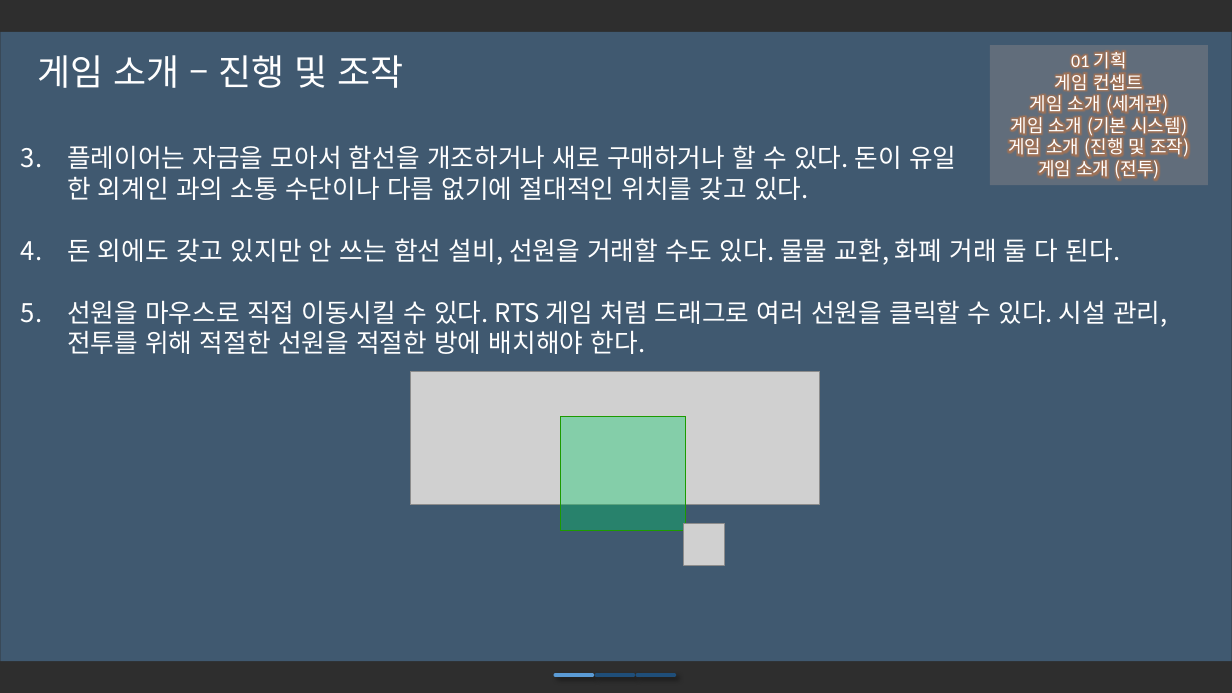
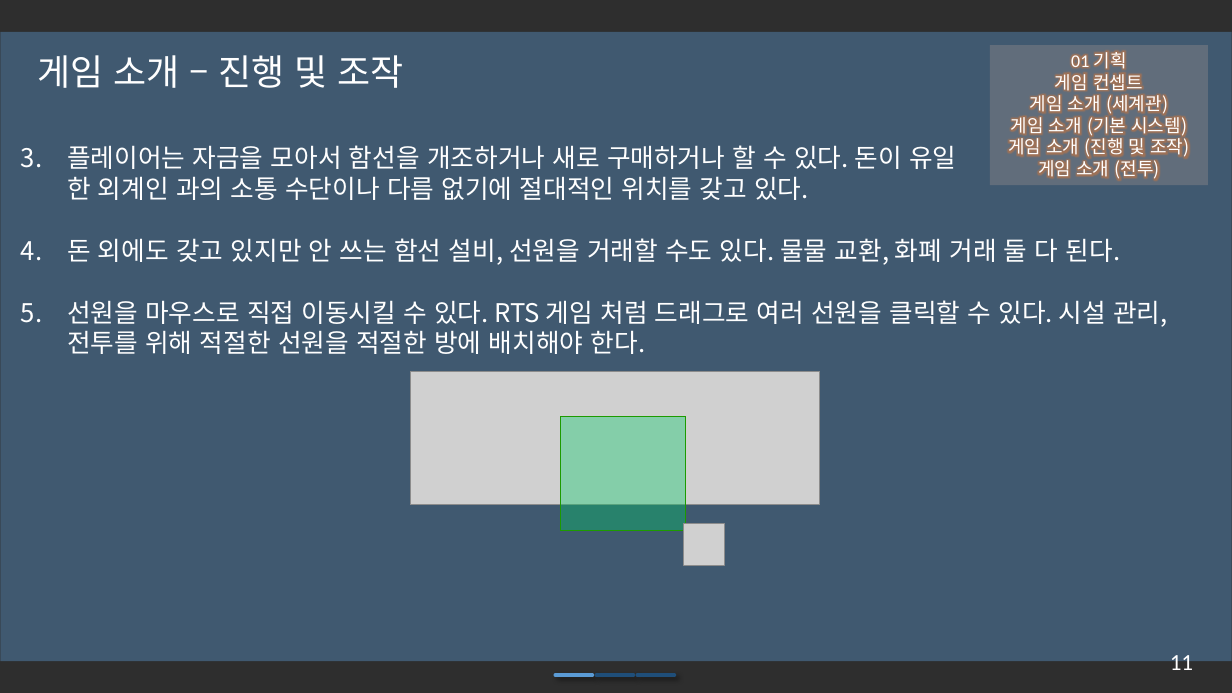
Before and after one commit to iconstudio/2017-Platformer, a slide deck: slide 12 of slides/Cosmos_20171105.pptx. Drawn at 1232x693 pixels with LibreOffice and Linux fonts; fonts in the diff are those of the drawing; grey boxes stand for pictures; background and template pictures are left out; a plain dark background stands for a picture behind light text. Boxes give left, top, right and bottom in pixels: in the first picture for what was removed or moved away, otherwise in the second. Text is boxed around its words. In the diff, an @@ line names an element or a change of style, - is before the commit and + after.

```diff
--- a/slides/Cosmos_20171105.pptx
+++ b/slides/Cosmos_20171105.pptx
@@ text added at bbox=[1170, 655, 1193, 670], 18 pt, text #FFFFFF @@
+11
```
Also in this commit, not shown: 20 other slides changed.
